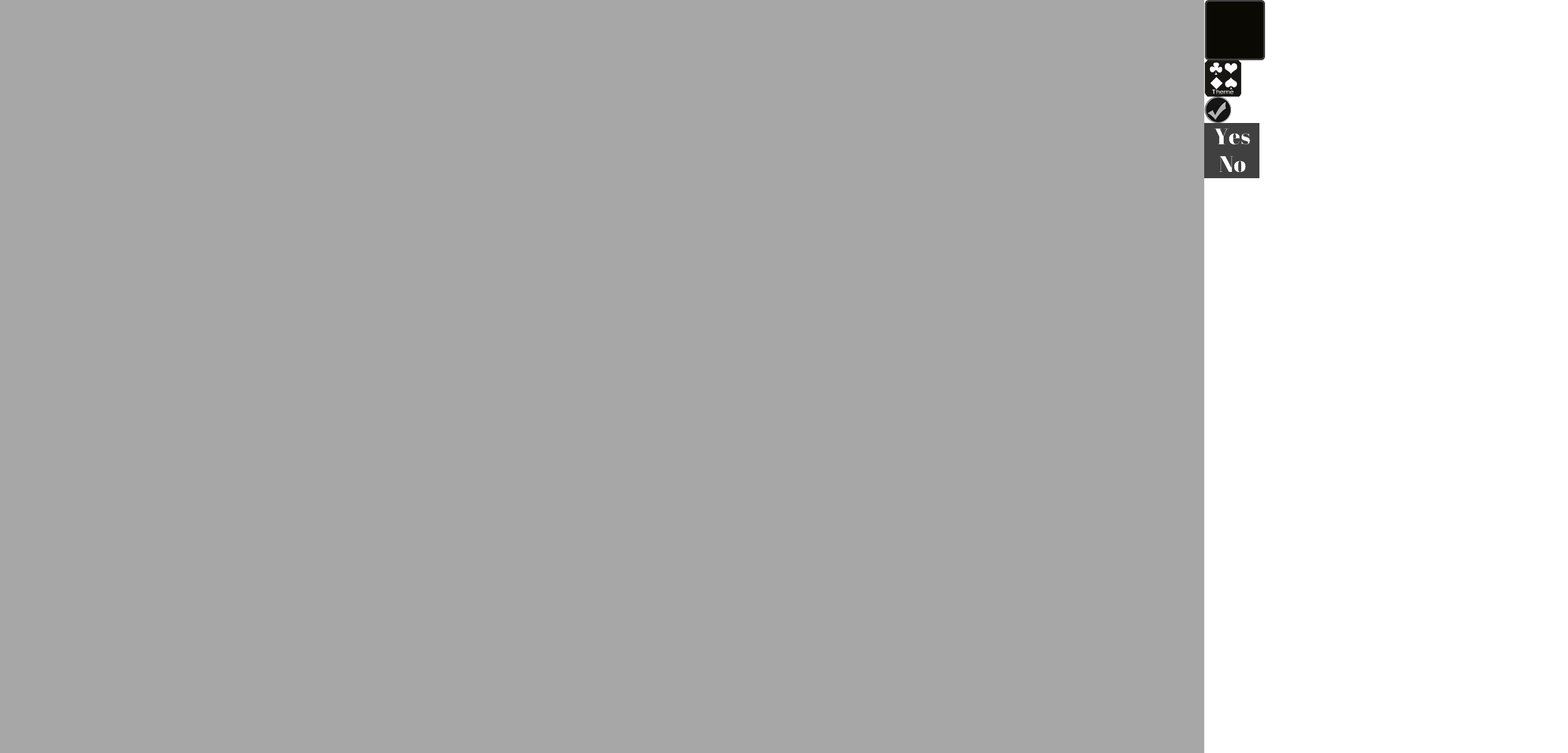
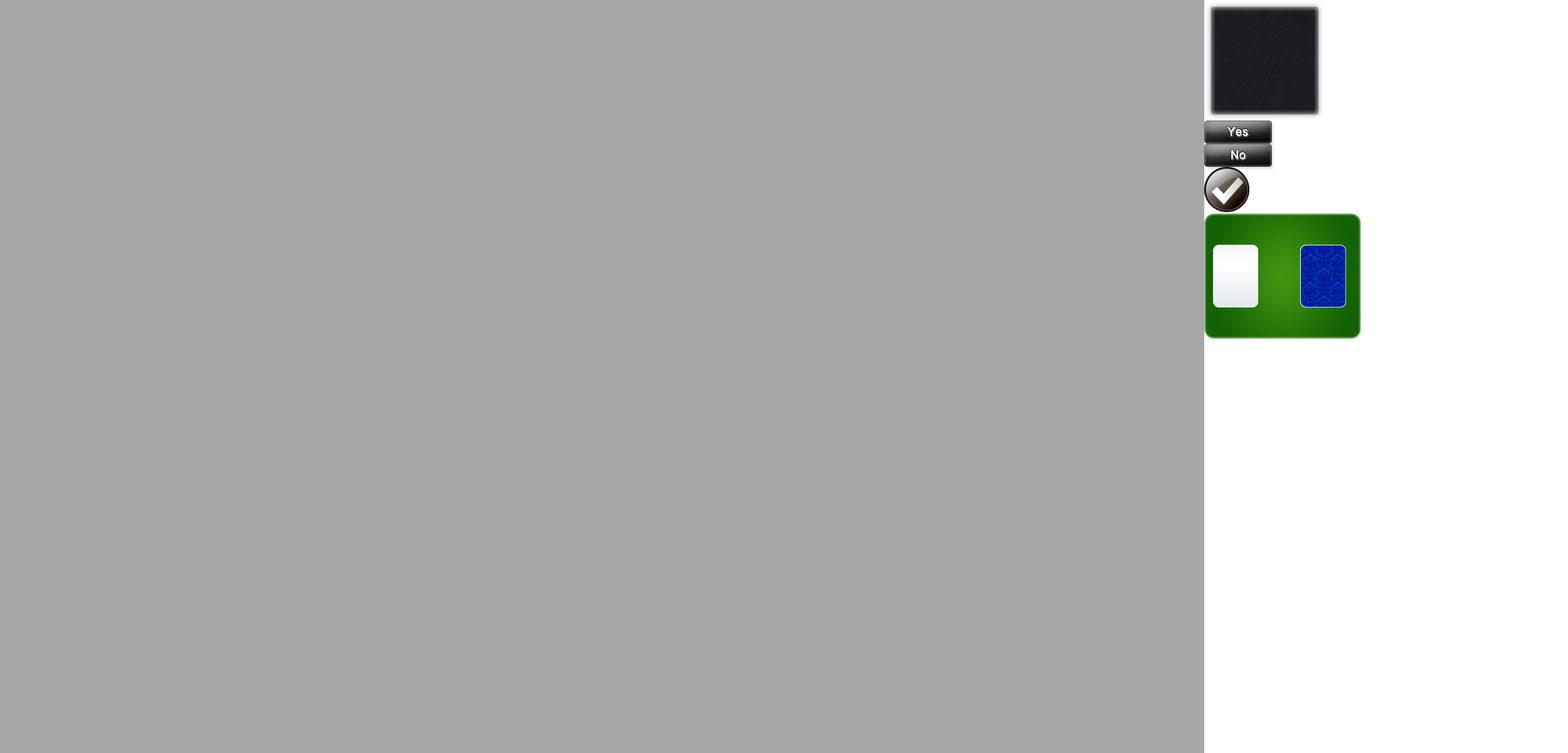
Layer changes from the first (1568, 753) image to the second:
showed group "UI" (16 layers) over box(1204, 0, 1362, 339)
added group "classic" with 3 layers in group "UI" over box(1204, 213, 1362, 339)
added layer "Layer 5" in group "classic" over box(1213, 244, 1259, 308)
added layer "bg" in group "classic" over box(1300, 244, 1346, 308)
moved "Layer 4" into group "classic", painted on it, masked it over box(1204, 0, 1362, 339)
added group "no" with 4 layers in group "UI" over box(1204, 143, 1272, 167)
added layer "No" in group "no" over box(1231, 149, 1246, 160)
added layer "inner white border" (1st of 2, in "UI" › "no") in group "no" over box(1205, 144, 1271, 166)
added layer "top shine" (1st of 2, in "UI" › "no") (overlay) in group "no" over box(1204, 143, 1272, 157)
added layer "main shape" (1st of 2, in "UI" › "no") in group "no" over box(1204, 144, 1272, 167)
added group "yes" with 4 layers in group "UI" over box(1204, 120, 1272, 144)
added layer "Yes" in group "yes" over box(1226, 126, 1249, 137)
added layer "inner white border" (2nd of 2, in "UI" › "yes") in group "yes" over box(1205, 121, 1271, 143)
added layer "top shine" (2nd of 2, in "UI" › "yes") (overlay) in group "yes" over box(1204, 120, 1272, 133)
added layer "main shape" (2nd of 2, in "UI" › "yes") in group "yes" over box(1204, 121, 1272, 144)
painted on "Layer 3" over box(1204, 0, 1362, 339)
added layer "Shape 1" in group "UI" over box(1210, 6, 1320, 115)
